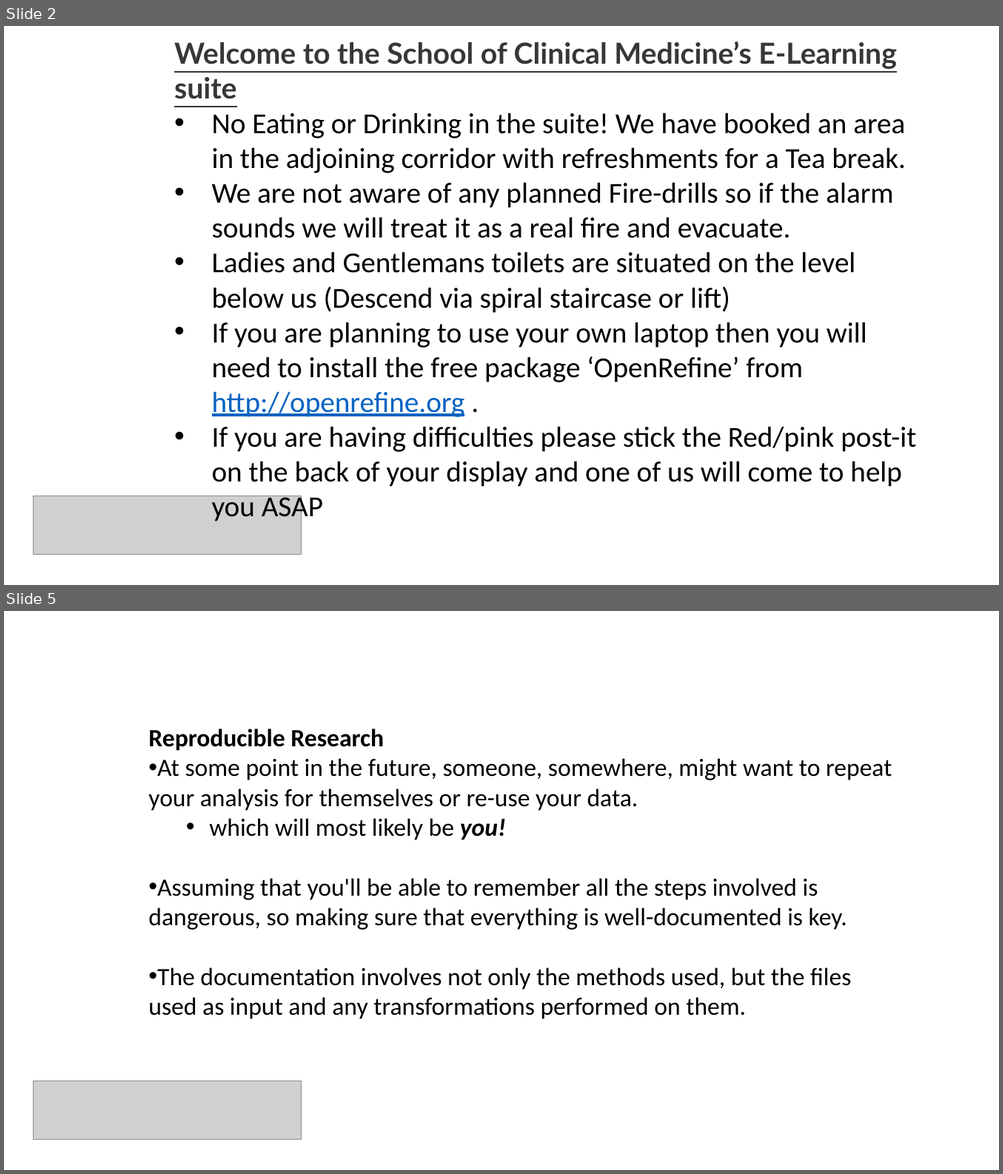
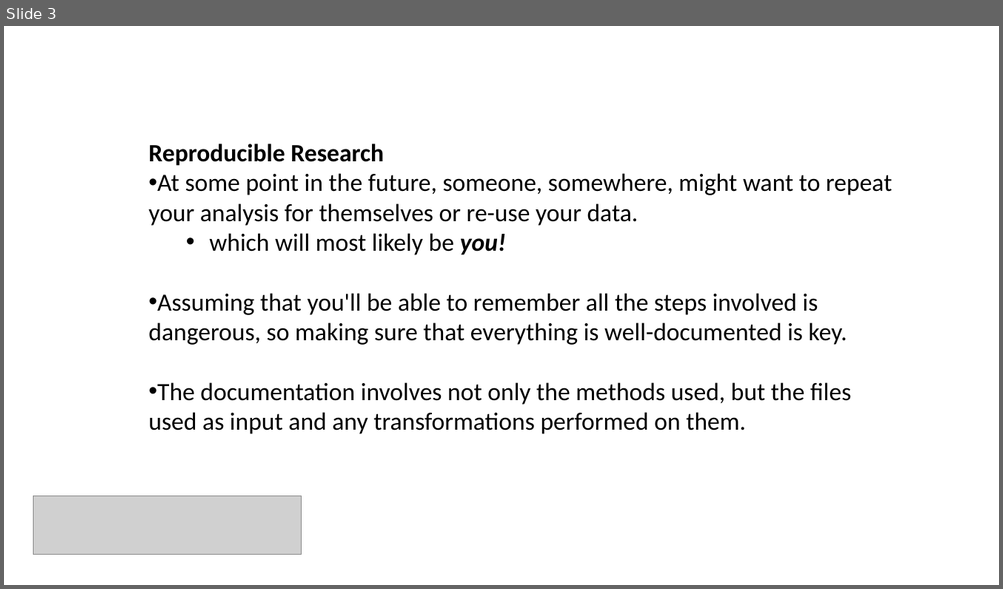
Before and after one commit to bioinformatics-core-shared-training/Managing-your-research-data, a slide deck: data-formatting.pptx. Shown one above the other, each under a label of ours: slides 2 and 5 before the commit, slide 3 after it; the slides between them are not shown. The pictures are 1003x1174 and 1003x589 pixels, drawn with LibreOffice and Linux fonts; fonts in the diff are those of the drawing; grey boxes stand for pictures. Boxes give left, top, right and bottom in pixels: in the first picture for what was removed or moved away, otherwise in the second. Text is boxed around its words. In the diff, an @@ line names an element or a change of style, - is before the commit and + after.

```diff
--- a/data-formatting.pptx
+++ b/data-formatting.pptx
@@ slide 2 removed at (4, 26, 999, 585), background #FFFFFF @@
@@ text removed at (174, 42, 916, 487) @@
-Welcome to the School of Clinical Medicine’s E-Learning suite
-• No Eating or Drinking in the suite! We have booked an area in the adjoining corridor with refreshments for a Tea break.
-• We are not aware of any planned Fire-drills so if the alarm sounds we will treat it as a real fire and evacuate.
-• Ladies and Gentlemans toilets are situated on the level below us (Descend via spiral staircase or lift)
-• If you are planning to use your own laptop then you will need to install the free package ‘OpenRefine’ from http://openrefine.org .
-• If you are having difficulties please stick the Red/pink post-it
-  on the back of your display and one of us will come to help you ASAP
@@ picture removed at (33, 496, 301, 555) @@
@@ what was slide 5 is now slide 3 @@
```
Also in this commit, not shown: 7 slides changed, 1 slide added, 1 other slide removed, 3 other files.
